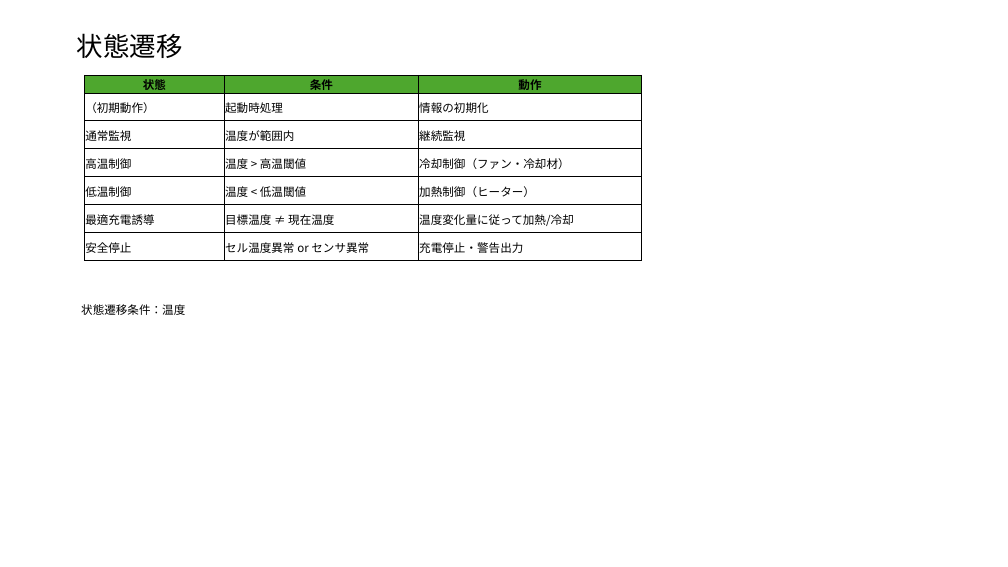
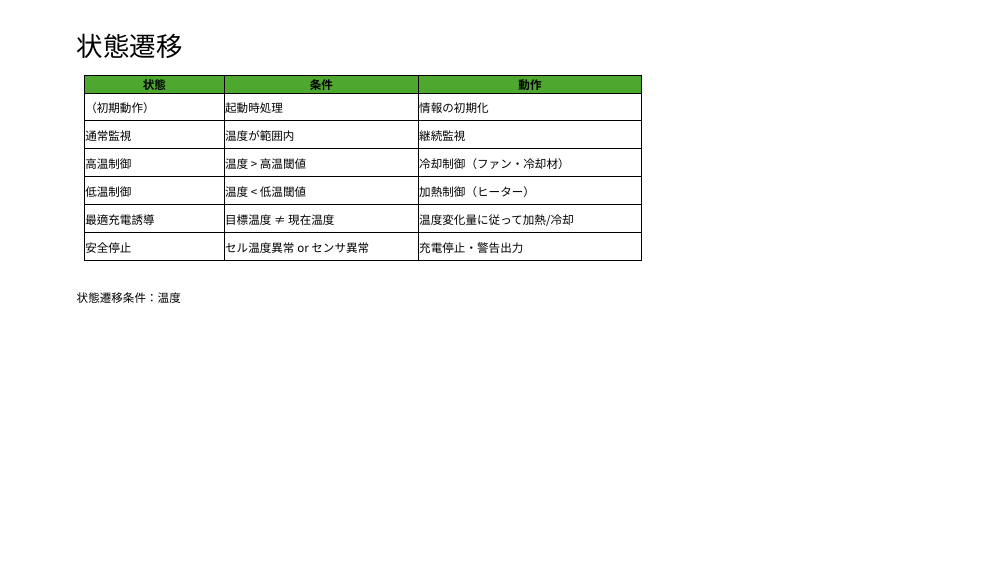
Before and after one commit to KazYag/nyaTraining-python-project, a slide deck: slide 2 of Specification/基本仕様.pptx. Drawn at 1008x567 pixels with LibreOffice and Linux fonts; fonts in the diff are those of the drawing. Boxes give left, top, right and bottom in pixels: in the first picture for what was removed or moved away, otherwise in the second. Text is boxed around its words. In the diff, an @@ line names an element or a change of style, - is before the commit and + after.

Commit message:
バッテリ温度昨日を追加

```diff
--- a/Specification/基本仕様.pptx
+++ b/Specification/基本仕様.pptx
@@ text "状態遷移条件：温度" moved from (x1=81, y1=304, x2=185, y2=315) to (x1=77, y1=292, x2=181, y2=303) @@
```
Also in this commit, not shown: 1 slide added.
